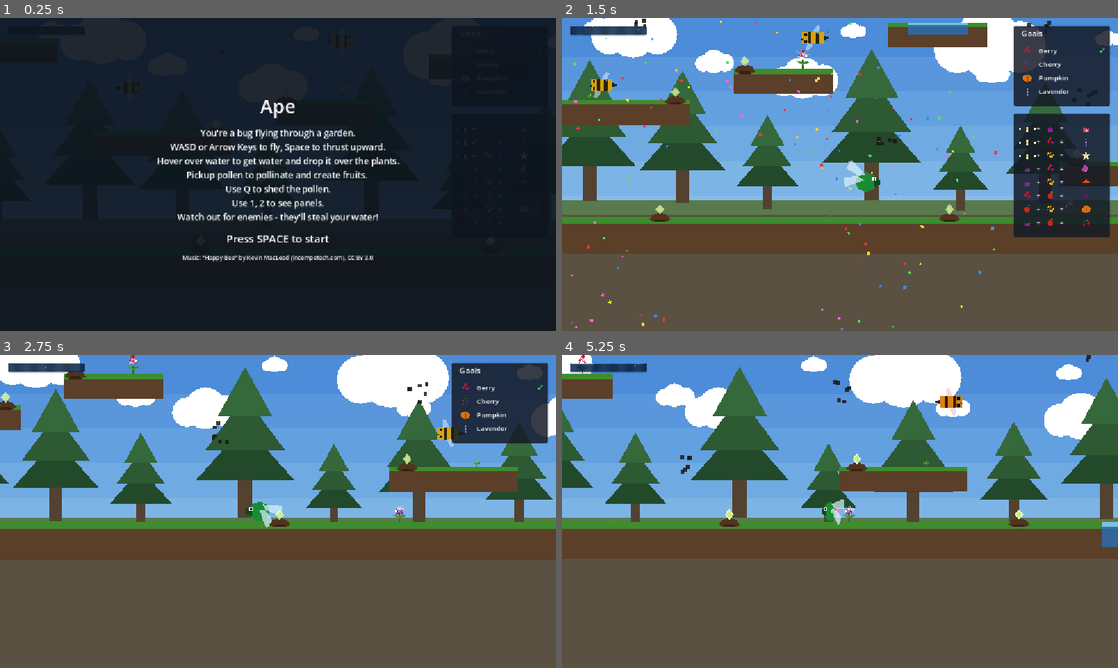
Above: before the commit, frames 1-4 (two rows, left to right).
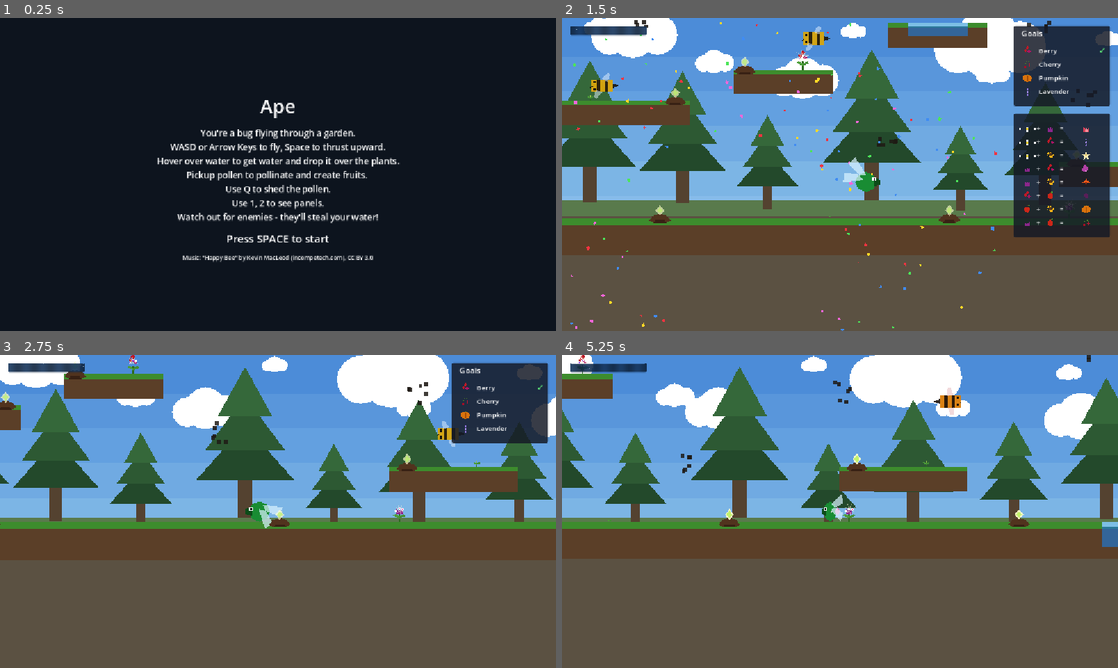
Above: after the commit, the same moments.

Repository: AntonioDrusin/ape
Game: Godot game, scene res://scenes/main_menu.tscn
The game is run twice, just before and just after one commit, with the same random seed, the same clock (stepped at 60 frames per second) and the same inputs. Before the commit the project starts from res://scenes/main.tscn.
Inputs:
- Up to frame 1 (0.25 s): no input
- Up to frame 2 (1.5 s): tap Space (use_proboscis) at 0.5 s; hold Enter (ui_accept) 0.53-1.28 s; hold D (move_right) from 0.53 s (still down); tap Q (shed_pollen) at 1.35 s
- Up to frame 3 (2.75 s): tap Enter (ui_accept) at 1.52, 1.55, 1.82, 2.3 s; release D (move_right) at 2.03 s; hold A (move_left) from 2.03 s (still down); hold 1 (toggle_combo_chart) from 2.03 s (still down)
- Up to frame 4 (5.25 s): release A (move_left) at 2.78 s; release 1 (toggle_combo_chart) at 2.78 s; hold D (move_right) 2.78-4.28 s; tap 2 (toggle_goal_panel) at 2.85 s; tap Enter (ui_accept) at 3.02, 3.05, 3.32, 3.77, 3.8, 4.07, 4.35, 4.52, 4.82 s; hold Space (use_proboscis) 3.53-4.28 s; hold A (move_left) 4.28-5.03 s; hold D (move_right) from 5.03 s (still down); hold Enter (ui_accept) from 5.03 s (still down); tap Q (shed_pollen) at 5.1 s

The runs differ from the first frame. In frame 2, 3.1% of the frame differs, in the area x 0-100%, y 0-100%; in frame 3, 0.2%; in frame 4, 0.3%.

Commit message:
Moved scene

Diff:
--- a/ape/godot/project.godot
+++ b/ape/godot/project.godot
@@ -11,7 +11,7 @@
 [application]
 
 config/name="Ape"
-run/main_scene="res://scenes/main.tscn"
+run/main_scene="res://scenes/main_menu.tscn"
 config/features=PackedStringArray("4.7", "GL Compatibility")
 config/icon="res://icon.svg"
 
--- a/ape/godot/scenes/main.tscn
+++ b/ape/godot/scenes/main.tscn
@@ -9,7 +9,6 @@
 [ext_resource type="PackedScene" path="res://scenes/enemy.tscn" id="7"]
 [ext_resource type="PackedScene" path="res://scenes/seedling.tscn" id="8"]
 [ext_resource type="Script" uid="uid://d2fmlpv1wje64" path="res://scripts/main.gd" id="9"]
-[ext_resource type="PackedScene" path="res://scenes/intro_screen.tscn" id="10"]
 [ext_resource type="PackedScene" path="res://scenes/plot.tscn" id="11"]
 [ext_resource type="PackedScene" path="res://scenes/background.tscn" id="12"]
 [ext_resource type="PackedScene" path="res://scenes/flower_guard.tscn" id="13"]
@@ -26,8 +25,6 @@
 autoplay = true
 
 [node name="HUD" parent="." unique_id=1979802882 instance=ExtResource("5")]
-
-[node name="IntroScreen" parent="." unique_id=698040683 instance=ExtResource("10")]
 
 [node name="Ground" parent="." unique_id=1801489785 instance=ExtResource("1")]
 position = Vector2(391, 420.00003)
--- a/ape/godot/scenes/intro_screen.tscn
+++ b/ape/godot/scenes/main_menu.tscn
@@ -1,8 +1,8 @@
 [gd_scene load_steps=2 format=3]
 
-[ext_resource type="Script" path="res://scripts/intro_screen.gd" id="1"]
+[ext_resource type="Script" path="res://scripts/main_menu.gd" id="1"]
 
-[node name="IntroScreen" type="CanvasLayer"]
+[node name="MainMenu" type="CanvasLayer"]
 script = ExtResource("1")
 
 [node name="Background" type="ColorRect" parent="."]
@@ -11,7 +11,7 @@
 anchor_bottom = 1.0
 grow_horizontal = 2
 grow_vertical = 2
-color = Color(0.05, 0.08, 0.12, 0.92)
+color = Color(0.05, 0.08, 0.12, 1)
 
 [node name="VBoxContainer" type="VBoxContainer" parent="."]
 anchors_preset = 8
--- a/ape/godot/scripts/intro_screen.gd
+++ /dev/null
@@ -1,14 +0,0 @@
-extends CanvasLayer
-
-## Runs while the level is paused, so it needs to keep processing input itself.
-signal start_requested
-
-
-func _ready() -> void:
-	process_mode = Node.PROCESS_MODE_ALWAYS
-
-
-func _unhandled_input(event: InputEvent) -> void:
-	if event.is_action_pressed("ui_accept"):
-		start_requested.emit()
-		queue_free()
--- a/ape/godot/scripts/main.gd
+++ b/ape/godot/scripts/main.gd
@@ -28,17 +28,14 @@
 var goal_types: Array[PlantData.PlantType] = []
 var goal_progress: Dictionary[PlantData.PlantType, bool] = {}
 
-@onready var intro_screen: CanvasLayer = $IntroScreen
 @onready var player: CharacterBody2D = $Player
 
 
 func _ready() -> void:
-	get_tree().paused = true
 	# "main" group membership comes from main.tscn's node definition (not
 	# add_to_group here) so it exists before any sibling's _ready() runs —
 	# GoalPanel looks Main up by group in its own _ready(), which fires
 	# before this one (children ready before parents).
-	intro_screen.start_requested.connect(_on_intro_start_requested)
 	player.water_fired.connect(_on_player_water_fired)
 	_select_goals()
 	for child in get_children():
@@ -60,10 +57,6 @@
 	for type: PlantData.PlantType in goal_types:
 		goal_progress[type] = false
 	goal_selected.emit(goal_types)
-
-
-func _on_intro_start_requested() -> void:
-	get_tree().paused = false
 
 
 func _on_seedling_seed_popped(hybrid_type: PlantData.PlantType, at_position: Vector2) -> void:
--- /dev/null
+++ b/ape/godot/scripts/main_menu.gd
@@ -0,0 +1,10 @@
+extends CanvasLayer
+
+## Standalone entry scene (the project main scene): shows the title and
+## how-to-play text, then swaps to the level. The level never pauses for an
+## intro — by the time main.tscn loads, the player has already read this.
+
+
+func _unhandled_input(event: InputEvent) -> void:
+	if event.is_action_pressed("ui_accept"):
+		get_tree().change_scene_to_file("res://scenes/main.tscn")
--- a/ape/godot/scripts/win_overlay.gd
+++ b/ape/godot/scripts/win_overlay.gd
@@ -2,7 +2,7 @@
 
 ## Spawned by Main (Step 6) once every goal is checked. Runs while Main keeps
 ## the tree paused, so it needs PROCESS_MODE_ALWAYS to take button input and
-## play its particles/sound, the same reason intro_screen.gd sets it.
+## play its particles/sound.
 
 @onready var play_again_button: Button = $VBoxContainer/PlayAgainButton
 @onready var vbox: VBoxContainer = $VBoxContainer
Renamed: ape/godot/scripts/intro_screen.gd.uid -> ape/godot/scripts/main_menu.gd.uid
Not shown, changed: ape/godot/ARCHITECTURE.md
